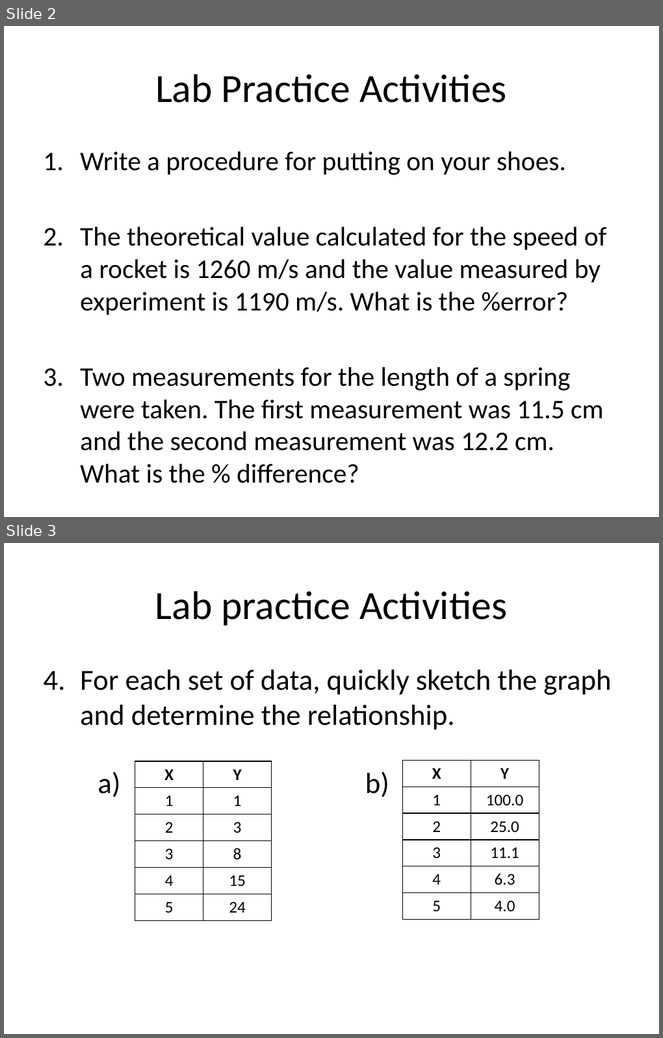
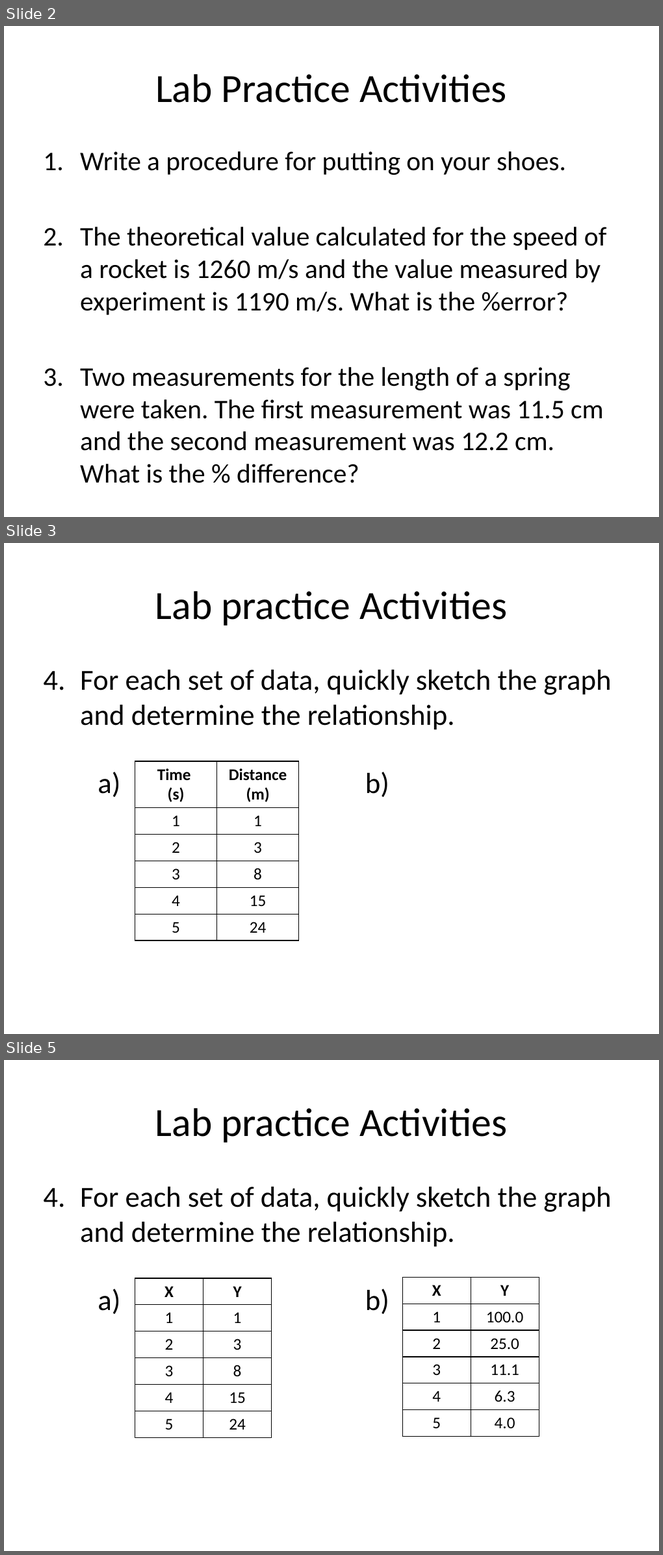
Before and after one commit to Greg5519/SPH3U0, a slide deck: Unit 1 Measurement Skills/Day 7 Variables And Relationships/Lab Practice Activities.pptx. Shown one above the other, each under a label of ours: slides 2 and 3 before the commit, slides 2, 3 and 5 after it; the slides between them are not shown. The pictures are 663x1038 and 663x1555 pixels, drawn with LibreOffice and Linux fonts; fonts in the diff are those of the drawing. Boxes give left, top, right and bottom in pixels: in the first picture for what was removed or moved away, otherwise in the second. Text is boxed around its words. In the diff, an @@ line names an element or a change of style, - is before the commit and + after.

```diff
--- a/Unit 1 Measurement Skills/Day 7 Variables And Relationships/Lab Practice Activities.pptx
+++ b/Unit 1 Measurement Skills/Day 7 Variables And Relationships/Lab Practice Activities.pptx
@@ slide 3 added at (x1=4, y1=543, x2=659, y2=1034), background #FFFFFF @@
@@ title added at (x1=155, y1=591, x2=507, y2=626), 44 pt, text #000000 @@
+Lab practice Activities
@@ text added at (x1=80, y1=670, x2=611, y2=730), 32 pt, text #000000 @@
+4. For each set of data, quickly sketch the graph and determine the relationship.
@@ text added at (x1=98, y1=772, x2=120, y2=797), 32 pt, text #000000 @@
+a)
@@ table added at (x1=135, y1=761, x2=299, y2=940), 6 rows, 2 columns @@
+Time / (s) | Distance (m)
+1 | 1
+2 | 3
+3 | 8
+4 | 15
+5 | 24
@@ text added at (x1=365, y1=772, x2=389, y2=797), 32 pt, text #000000 @@
+b)
@@ what was slide 3 is now slide 5 @@
```
Also in this commit, not shown: 1 other slide added, 1 other file.
